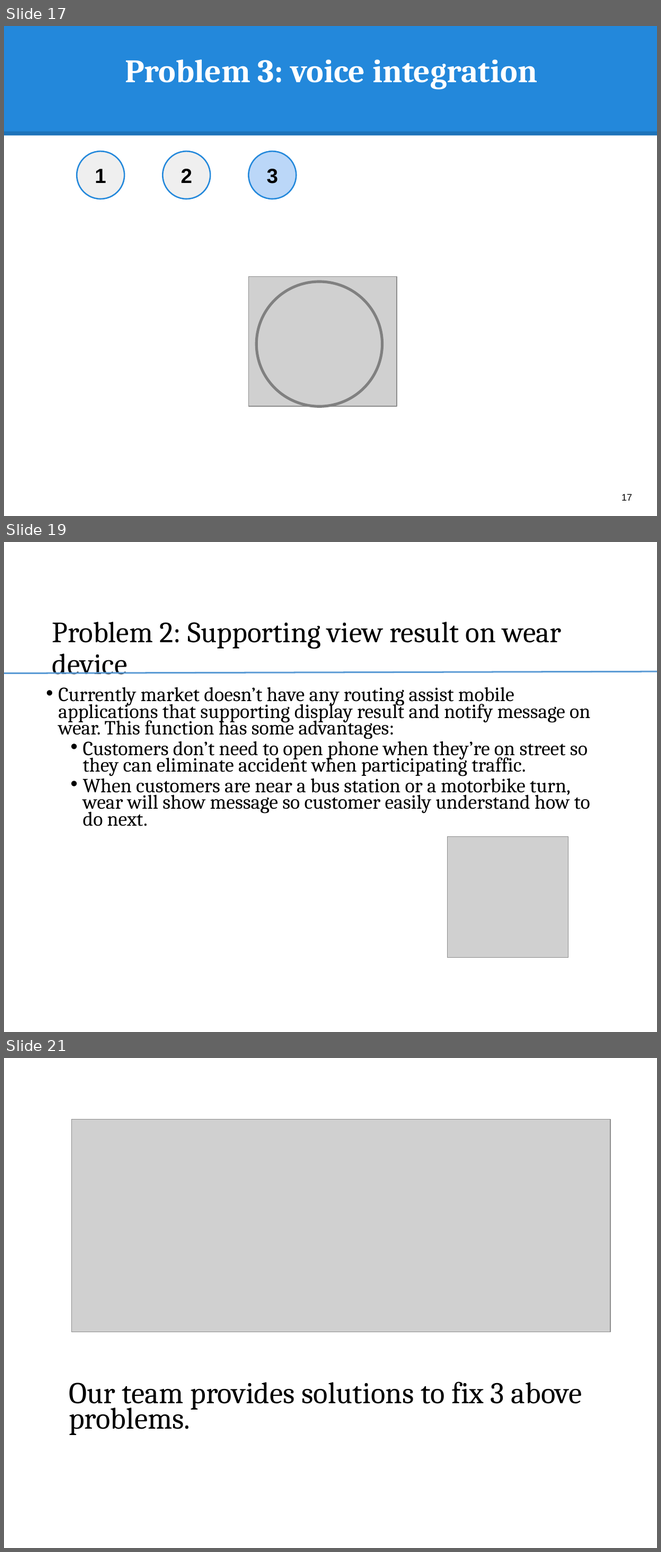
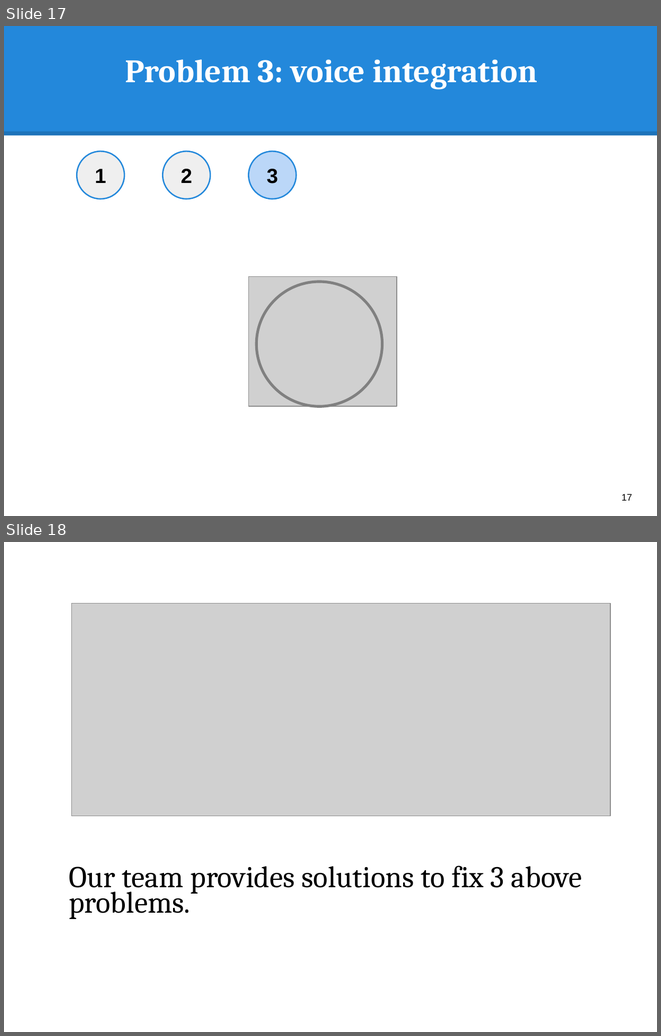
Before and after one commit to hqt/street-router, a slide deck: Document/presentation/full presentation.pptx. Shown one above the other, each under a label of ours: slides 17, 19 and 21 before the commit, slides 17 and 18 after it; the slides between them are not shown. The pictures are 661x1552 and 661x1036 pixels, drawn with LibreOffice and Linux fonts; fonts in the diff are those of the drawing; grey boxes stand for pictures. Boxes give left, top, right and bottom in pixels: in the first picture for what was removed or moved away, otherwise in the second. Text is boxed around its words. In the diff, an @@ line names an element or a change of style, - is before the commit and + after.

```diff
--- a/Document/presentation/full presentation.pptx
+++ b/Document/presentation/full presentation.pptx
@@ slide 19 removed at (4,542,657,1032), background #FFFFFF @@
@@ title removed at (52,622,562,674) @@
-Problem 2: Supporting view result on wear device
@@ line removed from (4, 673) to (657, 671) @@
@@ text removed at (58,687,590,826) @@
-• Currently market doesn’t have any routing assist mobile applications that supporting display result and notify message on wear. This function has some advantages:
-  • Customers don’t need to open phone when they’re on street so they can eliminate accident when participating traffic.
-  • When customers are near a bus station or a motorbike turn, wear will show message so customer easily understand how to do next.
@@ picture removed at (448,837,568,958) @@
@@ what was slide 21 is now slide 18 @@
```
Also in this commit, not shown: 125 slides added, 6 other slides removed, 4 other files.
